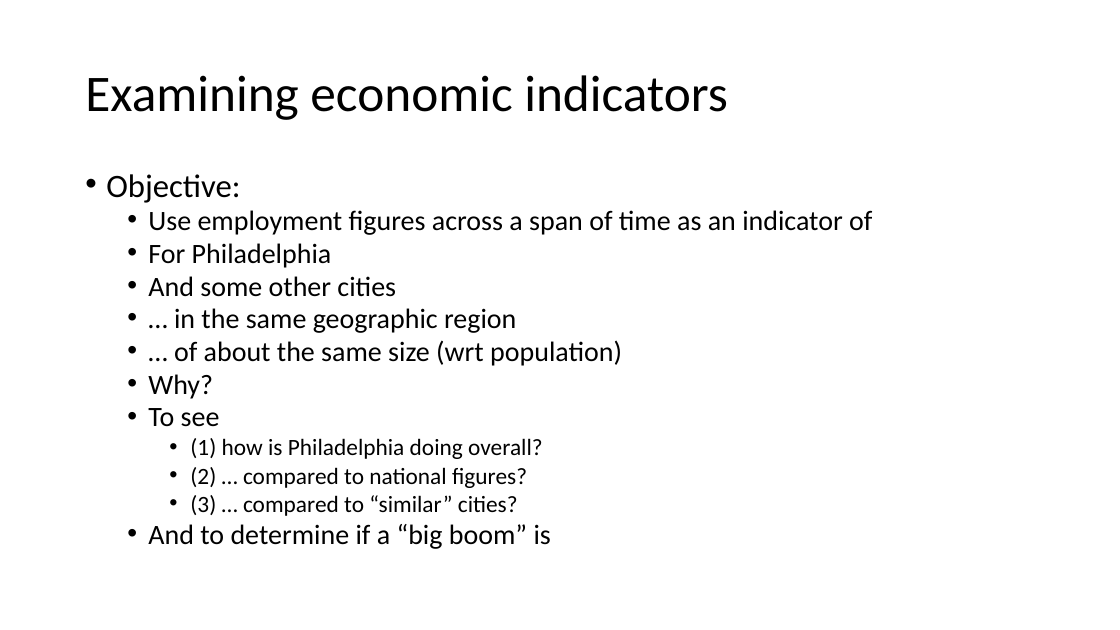
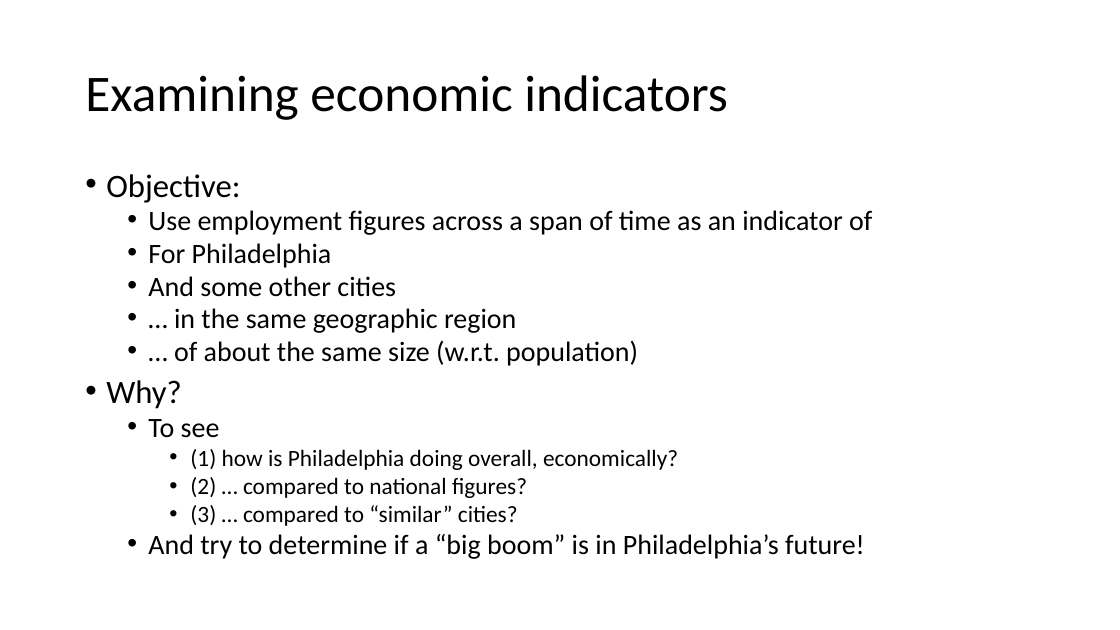
Before and after one commit to muftring/iu-datavis, a slide deck: slide 5 of project/mid-term-presentation.pptx. Drawn at 1120x630 pixels with LibreOffice and Linux fonts; fonts in the diff are those of the drawing. Boxes give left, top, right and bottom in pixels: in the first picture for what was removed or moved away, otherwise in the second. Text is boxed around its words. In the diff, an @@ line names an element or a change of style, - is before the commit and + after.

Commit message:
Mid-term project: more population analysis, some with labor force

```diff
--- a/project/mid-term-presentation.pptx
+++ b/project/mid-term-presentation.pptx
@@ text at (x1=174, y1=340, x2=638, y2=366): text changed @@
-  • … of about the same size (wrt population)
+  • … of about the same size (w.r.t. population)
@@ text at (x1=106, y1=380, x2=181, y2=409): size 24 to 28 pt in "Why?"; list level 2 to 1 in "Why?" @@
@@ text at (x1=190, y1=449, x2=678, y2=470): text changed @@
-    • (1) how is Philadelphia doing overall?
+    • (1) how is Philadelphia doing overall, economically?
@@ text at (x1=148, y1=534, x2=865, y2=559): text changed @@
-  • And to determine if a “big boom” is
+  • And try to determine if a “big boom” is in Philadelphia’s future!
```
Also in this commit, not shown: 11 other slides changed, 2 slides added, 2 slides removed, 32 other files.
